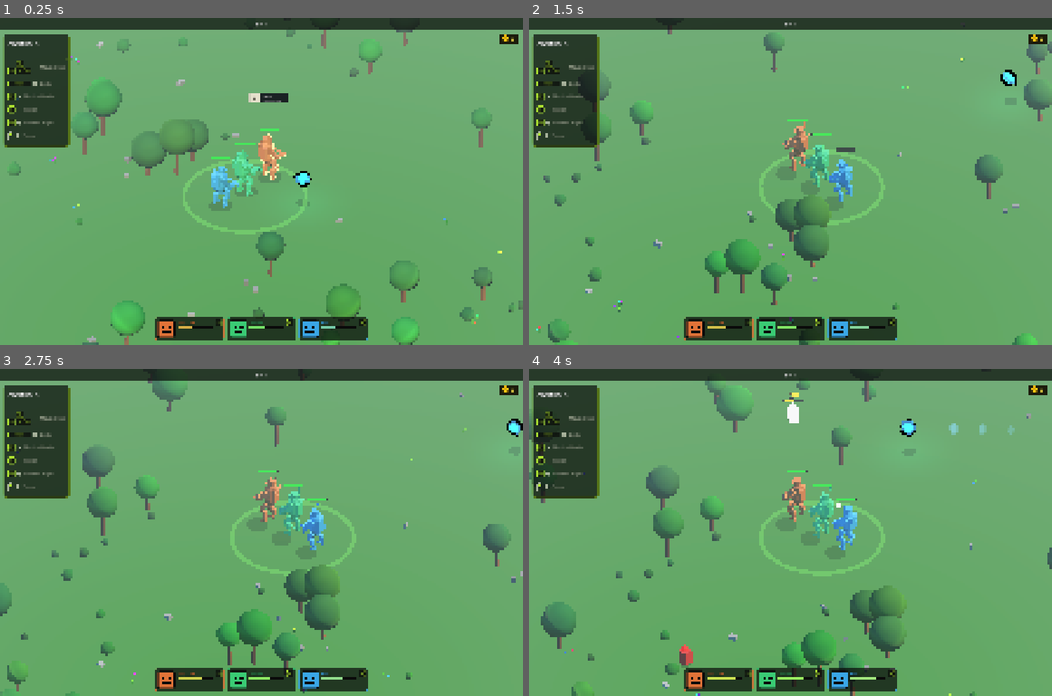
Above: before the commit, frames 1-4 (two rows, left to right).
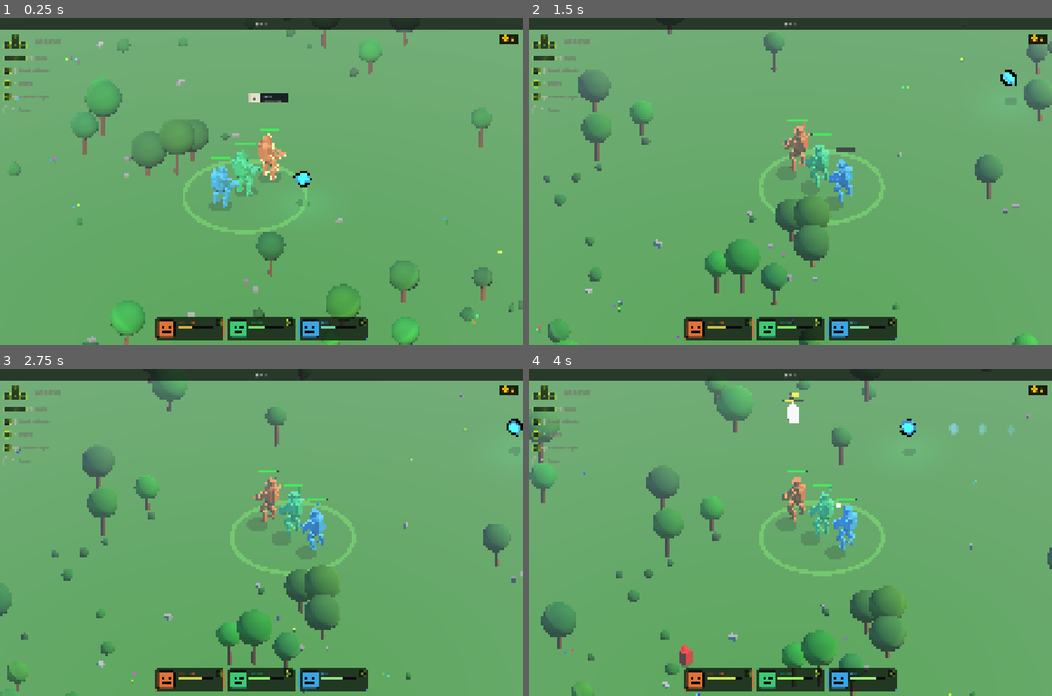
Above: after the commit, the same moments.

Repository: Jojjo1010/MechGame
Game: Godot game, scene res://scenes/game/Game.tscn
Same seed, same stepped clock (60 frames per second), same inputs: the game is played once before the commit and once after it.
Inputs (mouse positions are in pixels of both pictures, inside the frame that each line leads up to):
- Up to frame 1 (0.25 s): no input
- Up to frame 2 (1.5 s): tap Enter at 0.5 s; move the mouse to (905, 165) at 0.52 s; hold D 0.53-1.25 s; tap Q at 0.6 s; click (905, 165) at 0.67 s; tap Space at 0.77 s; drag from (685, 197) to (764, 246) at 1.27 s
- Up to frame 3 (2.75 s): move the mouse to (313, 460) at 2.02 s; hold D from 2.03 s (still down); tap F at 2.1 s; click (313, 460) at 2.17 s
- Up to frame 4 (4 s): release D at 2.75 s; drag from (764, 597) to (633, 483) at 2.77 s; move the mouse to (947, 581) at 3.52 s; hold A from 3.53 s (still down); tap E at 3.6 s; click (947, 581) at 3.67 s; tap Space at 3.77 s

The runs differ from the first frame. In frame 1, 4.3% of the frame differs, in the area x 0-14%, y 5-40%; in frame 2, 4.3%; in frame 3, 4.3%; in frame 4, 4.3%.

Commit message:
Strip ControlsLegend down to just rows
Removed the panel background, border, "Controls" title, and divider.
The legend is now just the list of chip + icon + label rows, anchored
left under the XP bar. Less chrome, more readable at a glance.

Co-Authored-By: Claude Opus 4.7 (1M context) <noreply@anthropic.com>

Diff:
--- a/scenes/ui/ControlsLegend.gd
+++ b/scenes/ui/ControlsLegend.gd
@@ -45,40 +45,15 @@
 	anchor.mouse_filter = Control.MOUSE_FILTER_IGNORE
 	add_child(anchor)
 
-	var root := PanelContainer.new()
-	root.mouse_filter = Control.MOUSE_FILTER_IGNORE
-	var sb := StyleBoxFlat.new()
-	sb.bg_color              = UITheme.COLOR_PANEL_ALPHA
-	sb.border_color          = UITheme.COLOR_BORDER_HAIR
-	sb.border_width_left     = int(UITheme.PANEL_BORDER_W)
-	sb.border_width_right    = int(UITheme.PANEL_BORDER_W)
-	sb.border_width_top      = int(UITheme.PANEL_BORDER_W)
-	sb.border_width_bottom   = int(UITheme.PANEL_BORDER_W)
-	sb.set_corner_radius_all(PANEL_CORNER_R)
-	sb.content_margin_left   = PANEL_PAD_H
-	sb.content_margin_right  = PANEL_PAD_H
-	sb.content_margin_top    = PANEL_PAD_V
-	sb.content_margin_bottom = PANEL_PAD_V
-	root.add_theme_stylebox_override("panel", sb)
-	anchor.add_child(root)
-
+	# Bare list — no panel, no border, no title. Just the rows of chip + icon + label.
 	var col := VBoxContainer.new()
 	col.add_theme_constant_override("separation", ROW_GAP)
 	col.mouse_filter = Control.MOUSE_FILTER_IGNORE
-	root.add_child(col)
-
-	var title := Label.new()
-	title.text = "Controls"
-	UITheme.style_label_caps(title, TITLE_FONT, UITheme.COLOR_TEXT_PRIMARY)
-	col.add_child(title)
-	col.add_child(_make_divider())
+	col.position = Vector2(20.0, XP_BAR_BOTTOM + PANEL_TOP_GAP)
+	anchor.add_child(col)
 
 	for entry in ENTRIES:
 		col.add_child(_make_row(entry.key, entry.icon, entry.action))
-
-	# Anchor the panel at a fixed gap below the XP bar. Independent of panel
-	# height, so resizing the contents won't move the panel relative to the bar.
-	root.position = Vector2(20.0, XP_BAR_BOTTOM + PANEL_TOP_GAP)
 
 func _make_divider() -> Control:
 	# Hairline neutral divider — not lime; lime is reserved for key chips.
